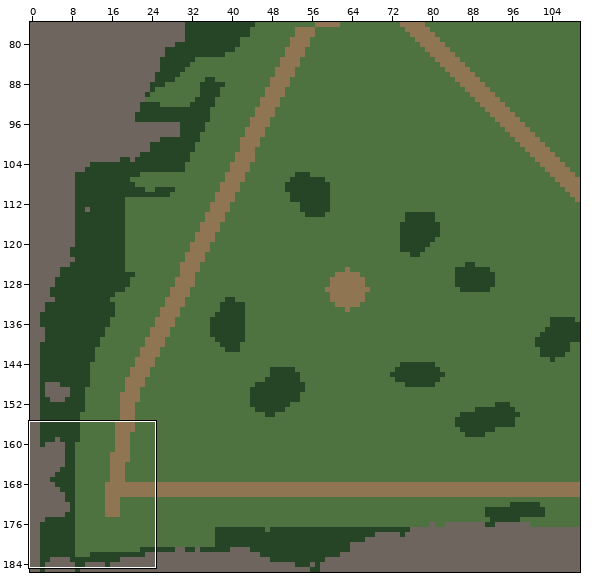
One commit to this Tiled map: maps/twin_marches.tmx. The picture above shows the old version from afar; the outline marks the close-up.
Close-up. Before the edit:
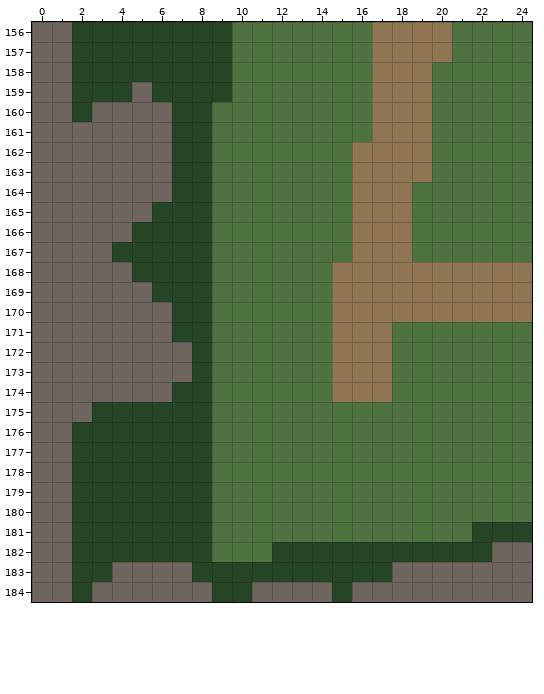
Cells are 32x32 px. Shown: x 0..24, y 156..184. The commit also changed other parts of the map, which this record leaves out.
The result:
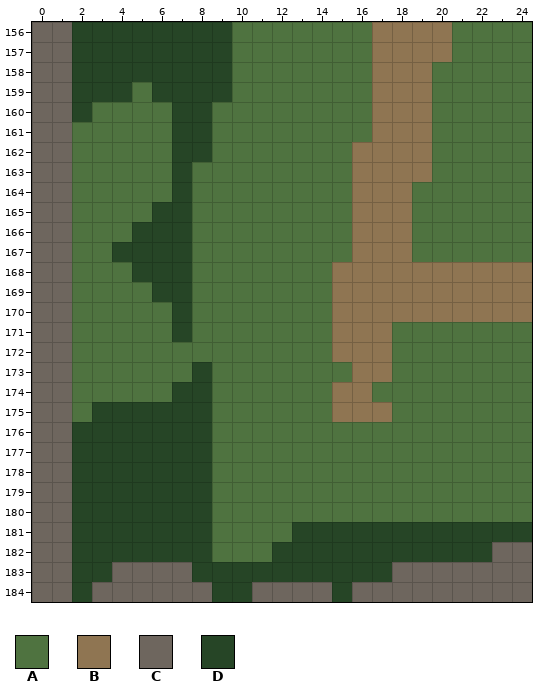
Key: from "terrain": A 0, B 1, C 2, D 3.
_ is an empty cell.
Changes in this commit:
{"where": "layer \"ground\""}
{"y":159,"x":5,"old":"C","new":"A"}
{"y":160,"x":3,"old":"CCCC","new":"AAAA"}
{"y":161,"x":2,"old":"CCCCC","new":"AAAAA"}
{"y":162,"x":2,"old":"CCCCC","new":"AAAAA"}
{"y":163,"x":2,"old":"CCCCC","new":"AAAAA"}
{"y":163,"x":8,"old":"D","new":"A"}
{"y":164,"x":2,"old":"CCCCC","new":"AAAAA"}
{"y":164,"x":8,"old":"D","new":"A"}
{"y":165,"x":2,"old":"CCCC","new":"AAAA"}
{"y":165,"x":8,"old":"D","new":"A"}
{"y":166,"x":2,"old":"CCC","new":"AAA"}
{"y":166,"x":8,"old":"D","new":"A"}
{"y":167,"x":2,"old":"CC","new":"AA"}
{"y":167,"x":8,"old":"D","new":"A"}
{"y":168,"x":2,"old":"CCC","new":"AAA"}
{"y":168,"x":8,"old":"D","new":"A"}
{"y":169,"x":2,"old":"CCCC","new":"AAAA"}
{"y":169,"x":8,"old":"D","new":"A"}
{"y":170,"x":2,"old":"CCCCC","new":"AAAAA"}
{"y":170,"x":8,"old":"D","new":"A"}
{"y":171,"x":2,"old":"CCCCC","new":"AAAAA"}
{"y":171,"x":8,"old":"D","new":"A"}
{"y":172,"x":2,"old":"CCCCCCD","new":"AAAAAAA"}
{"y":173,"x":2,"old":"CCCCCC","new":"AAAAAA"}
{"y":173,"x":15,"old":"B","new":"A"}
{"y":174,"x":2,"old":"CCCCC","new":"AAAAA"}
{"y":174,"x":17,"old":"B","new":"A"}
{"y":175,"x":2,"old":"C","new":"A"}
{"y":175,"x":15,"old":"AAA","new":"BBB"}
{"y":181,"x":13,"old":"AAAAAAAAA","new":"DDDDDDDDD"}
{"label":"changed","picture_box":[72,82,212,422]}
{"label":"changed","picture_box":[332,362,352,382]}
{"label":"changed","picture_box":[332,382,392,422]}
{"label":"changed","picture_box":[292,522,472,542]}
